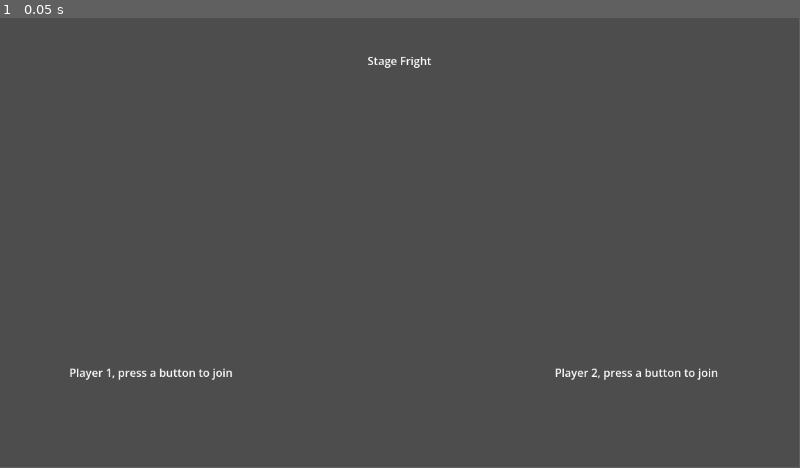
Above: before the commit, frame 1.
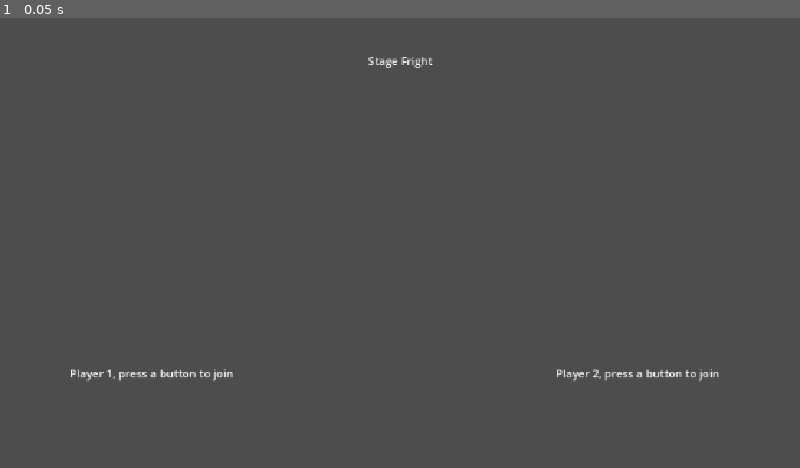
Above: after the commit, the same moment.

Repository: GomaGames/GGJ-2026
Game: Godot game, scene res://scenes/TitleScreen.tscn
Same seed, same stepped clock (60 frames per second), same inputs: the game is played once before the commit and once after it.
Inputs:
- Up to frame 1 (0.05 s): no input
In our replay, the window is 799x449 before the commit and 800x450 after it. These sizes can differ from the game's own. Grey fills any space a smaller window leaves; there, only what the larger window draws over its background counts as a difference.

The runs differ from the first frame. In frame 1, 0.5% of the frame differs, in the area x 8-90%, y 8-81%.

Commit message:
:art: adjust object scale
fix font rendering

Diff:
--- a/project.godot
+++ b/project.godot
@@ -19,6 +19,11 @@
 
 GameManager="*res://scripts/GameManager.gd"
 
+[display]
+
+window/size/mode=2
+window/stretch/mode="canvas_items"
+
 [physics]
 
 3d/physics_engine="Jolt Physics"
@@ -26,3 +31,7 @@
 [rendering]
 
 rendering_device/driver.windows="d3d12"
+anti_aliasing/quality/msaa_2d=2
+anti_aliasing/quality/msaa_3d=2
+anti_aliasing/quality/screen_space_aa=2
+anti_aliasing/quality/use_taa=true
--- a/scenes/MainScene.tscn
+++ b/scenes/MainScene.tscn
@@ -6,7 +6,7 @@
 size = Vector2(42, 34)
 
 [sub_resource type="RectangleShape2D" id="RectangleShape2D_qg23i"]
-size = Vector2(47, 161)
+size = Vector2(47, 200.5)
 
 [sub_resource type="RectangleShape2D" id="RectangleShape2D_ibiss"]
 size = Vector2(1192, 161)
@@ -16,6 +16,7 @@
 
 [node name="Dress Rack 1" type="StaticBody2D" parent="." unique_id=226031121]
 position = Vector2(259, 112)
+scale = Vector2(0.4183594, 0.4183594)
 
 [node name="CollisionShape2D" type="CollisionShape2D" parent="Dress Rack 1" unique_id=1229585141]
 shape = SubResource("RectangleShape2D_echbf")
@@ -25,7 +26,8 @@
 polygon = PackedVector2Array(-33, -48, -34, 24, 31, 24, 30, -50, 0, -68)
 
 [node name="Dress Rack 2" type="StaticBody2D" parent="." unique_id=611861792]
-position = Vector2(434, 112)
+position = Vector2(392, 112)
+scale = Vector2(0.4183594, 0.4183594)
 
 [node name="CollisionShape2D" type="CollisionShape2D" parent="Dress Rack 2" unique_id=615060934]
 shape = SubResource("RectangleShape2D_echbf")
@@ -35,7 +37,8 @@
 polygon = PackedVector2Array(-33, -48, -34, 24, 31, 24, 30, -50, 0, -68)
 
 [node name="Dress Rack 3" type="StaticBody2D" parent="." unique_id=773536788]
-position = Vector2(588, 112)
+position = Vector2(514, 112)
+scale = Vector2(0.4183594, 0.4183594)
 
 [node name="CollisionShape2D" type="CollisionShape2D" parent="Dress Rack 3" unique_id=1411162085]
 shape = SubResource("RectangleShape2D_echbf")
@@ -46,6 +49,7 @@
 
 [node name="Dress Rack 4" type="StaticBody2D" parent="." unique_id=1603682894]
 position = Vector2(259, 271)
+scale = Vector2(0.4183594, 0.4183594)
 
 [node name="CollisionShape2D" type="CollisionShape2D" parent="Dress Rack 4" unique_id=399036963]
 shape = SubResource("RectangleShape2D_echbf")
@@ -55,7 +59,8 @@
 polygon = PackedVector2Array(-33, -48, -34, 24, 31, 24, 30, -50, 0, -68)
 
 [node name="Dress Rack 5" type="StaticBody2D" parent="." unique_id=121966401]
-position = Vector2(434, 271)
+position = Vector2(392, 271)
+scale = Vector2(0.4183594, 0.4183594)
 
 [node name="CollisionShape2D" type="CollisionShape2D" parent="Dress Rack 5" unique_id=1037352405]
 shape = SubResource("RectangleShape2D_echbf")
@@ -65,7 +70,8 @@
 polygon = PackedVector2Array(-33, -48, -34, 24, 31, 24, 30, -50, 0, -68)
 
 [node name="Dress Rack 6" type="StaticBody2D" parent="." unique_id=1617459162]
-position = Vector2(588, 271)
+position = Vector2(514, 271)
+scale = Vector2(0.4183594, 0.4183594)
 
 [node name="CollisionShape2D" type="CollisionShape2D" parent="Dress Rack 6" unique_id=875917483]
 shape = SubResource("RectangleShape2D_echbf")
@@ -116,13 +122,14 @@
 polygon = PackedVector2Array(889, 3, 982, 153, 984, 515, 878, 650, 1152, 652, 1156, 4)
 
 [node name="Left Curtain" type="StaticBody2D" parent="Boundaries" unique_id=1102540686]
-position = Vector2(788, 207)
+position = Vector2(679, 207)
 
 [node name="CollisionShape2D" type="CollisionShape2D" parent="Boundaries/Left Curtain" unique_id=1926061480]
+position = Vector2(1, -16)
 shape = SubResource("RectangleShape2D_qg23i")
 
 [node name="Right Curtain" type="StaticBody2D" parent="Boundaries" unique_id=50440758]
-position = Vector2(788, 462)
+position = Vector2(680, 476)
 
 [node name="CollisionShape2D" type="CollisionShape2D" parent="Boundaries/Right Curtain" unique_id=991752346]
 shape = SubResource("RectangleShape2D_qg23i")
@@ -150,13 +157,14 @@
 [node name="Visuals" type="Node" parent="." unique_id=837195794]
 
 [node name="TMP Right Curtain" type="Polygon2D" parent="Visuals" unique_id=2090764864]
-position = Vector2(734, 284)
+position = Vector2(629.29486, 261)
+scale = Vector2(1, 1.0927722)
 color = Color(0.45719898, 9.1448425e-07, 2.4065375e-07, 1)
 polygon = PackedVector2Array(35, 53, 50, 154, 50, 242, 27, 319, 63, 312, 88, 191)
 
 [node name="TMP Left Curtain" type="Polygon2D" parent="Visuals" unique_id=1574530452]
-position = Vector2(856, 381)
-scale = Vector2(-1.1851686, -0.943031)
+position = Vector2(751.29486, 371)
+scale = Vector2(-1.1851686, -1.024281)
 color = Color(0.45719898, 9.1448425e-07, 2.4065375e-07, 1)
 polygon = PackedVector2Array(35, 53, 50, 154, 50, 242, 27, 319, 63, 312, 88, 191, 67.18701, 136.80765)
 
--- a/scenes/Player.tscn
+++ b/scenes/Player.tscn
@@ -1,17 +1,18 @@
 [gd_scene format=3 uid="uid://player"]
 
-[ext_resource type="Script" path="res://scripts/Player.gd" id="1_script"]
+[ext_resource type="Script" uid="uid://dfgvpebwiir22" path="res://scripts/Player.gd" id="1_script"]
 
 [sub_resource type="RectangleShape2D" id="RectangleShape2D_player"]
 size = Vector2(40, 40)
 
-[node name="Player" type="CharacterBody2D"]
+[node name="Player" type="CharacterBody2D" unique_id=1231806224]
+scale = Vector2(0.7, 0.7)
 script = ExtResource("1_script")
 
-[node name="CollisionShape2D" type="CollisionShape2D" parent="."]
+[node name="CollisionShape2D" type="CollisionShape2D" parent="." unique_id=1896091980]
 shape = SubResource("RectangleShape2D_player")
 
-[node name="ColorRect" type="ColorRect" parent="."]
+[node name="ColorRect" type="ColorRect" parent="." unique_id=262329183]
 offset_left = -20.0
 offset_top = -20.0
 offset_right = 20.0
--- a/scripts/Player.gd
+++ b/scripts/Player.gd
@@ -1,7 +1,7 @@
 extends CharacterBody2D
 
 @export var player_id = 1
-@export var speed = 300.0
+@export var speed = 600.0
 
 func _physics_process(delta):
 	var device = -1
Not shown, changed: .gitignore
